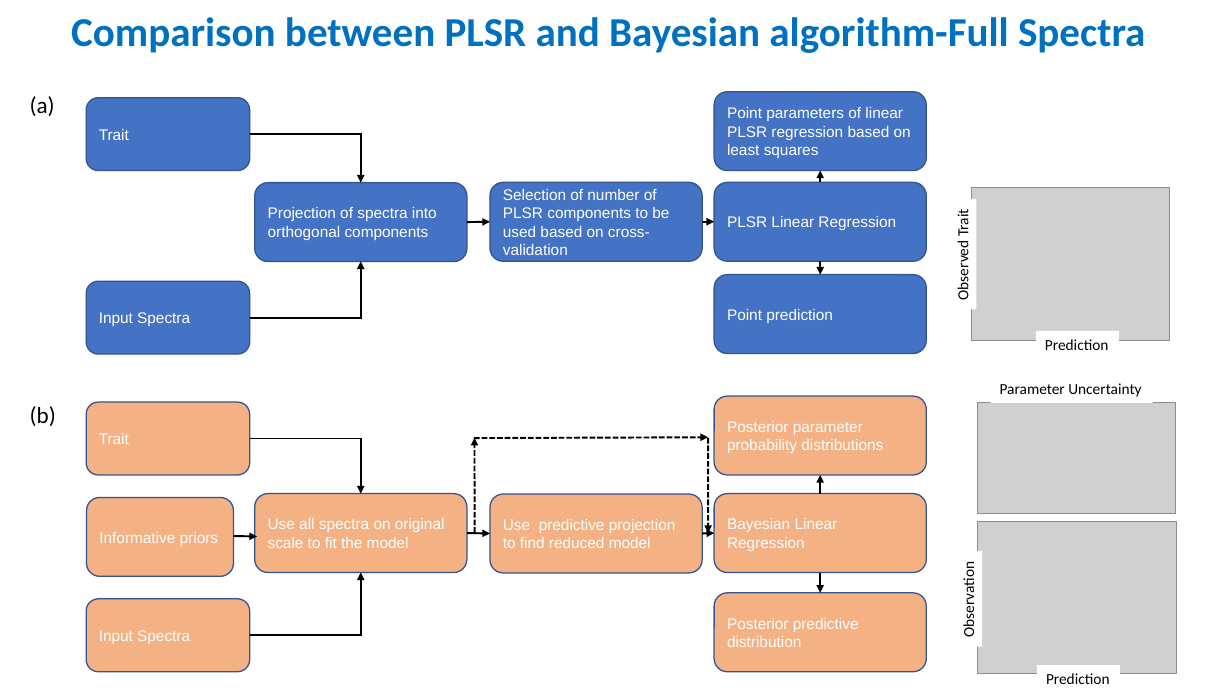
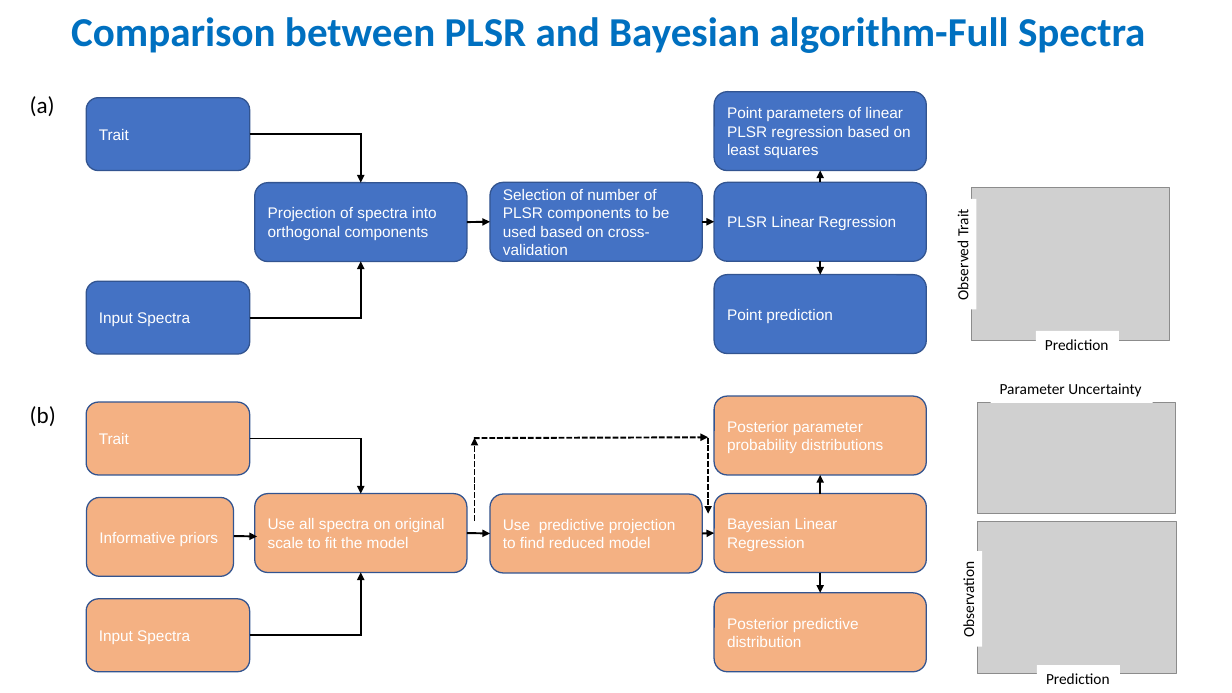
Before and after one commit to DhruvaKathuria/Hierarchical_foliar_trait_estimation, a slide deck: slide 1 of paper_draft/figures/ppt_for_figures.pptx. Drawn at 1232x693 pixels with LibreOffice and Linux fonts; fonts in the diff are those of the drawing; grey boxes stand for pictures. Boxes give left, top, right and bottom in pixels: in the first picture for what was removed or moved away, otherwise in the second. Text is boxed around its words. In the diff, an @@ line names an element or a change of style, - is before the commit and + after.

```diff
--- a/paper_draft/figures/ppt_for_figures.pptx
+++ b/paper_draft/figures/ppt_for_figures.pptx
@@ arrow moved from (475, 533) - (475, 438) to (475, 521) - (475, 438) @@
@@ arrow moved from (708, 438) - (708, 533) to (708, 438) - (708, 514) @@
```
Also in this commit, not shown: 4 other files.
